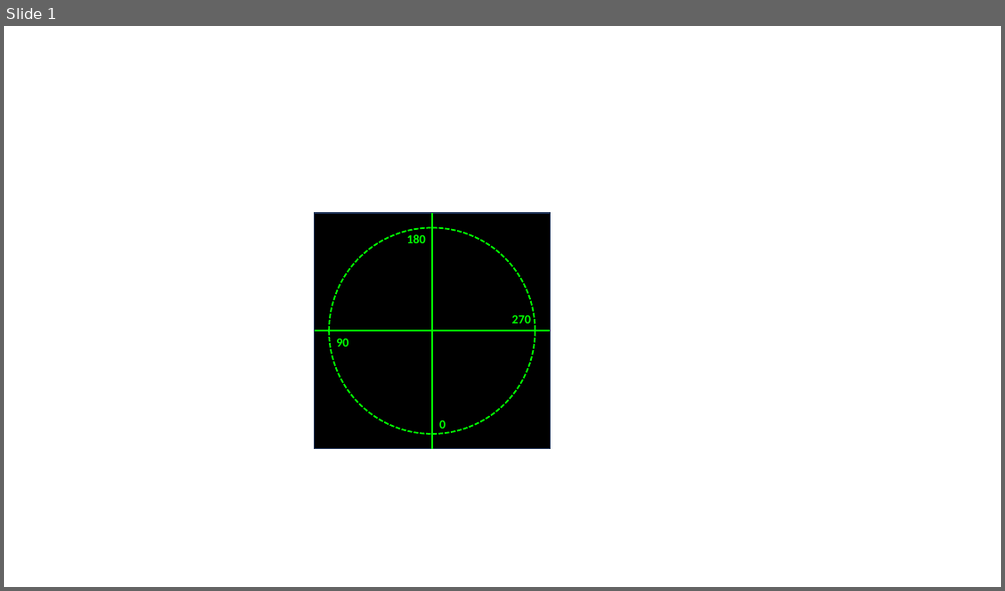
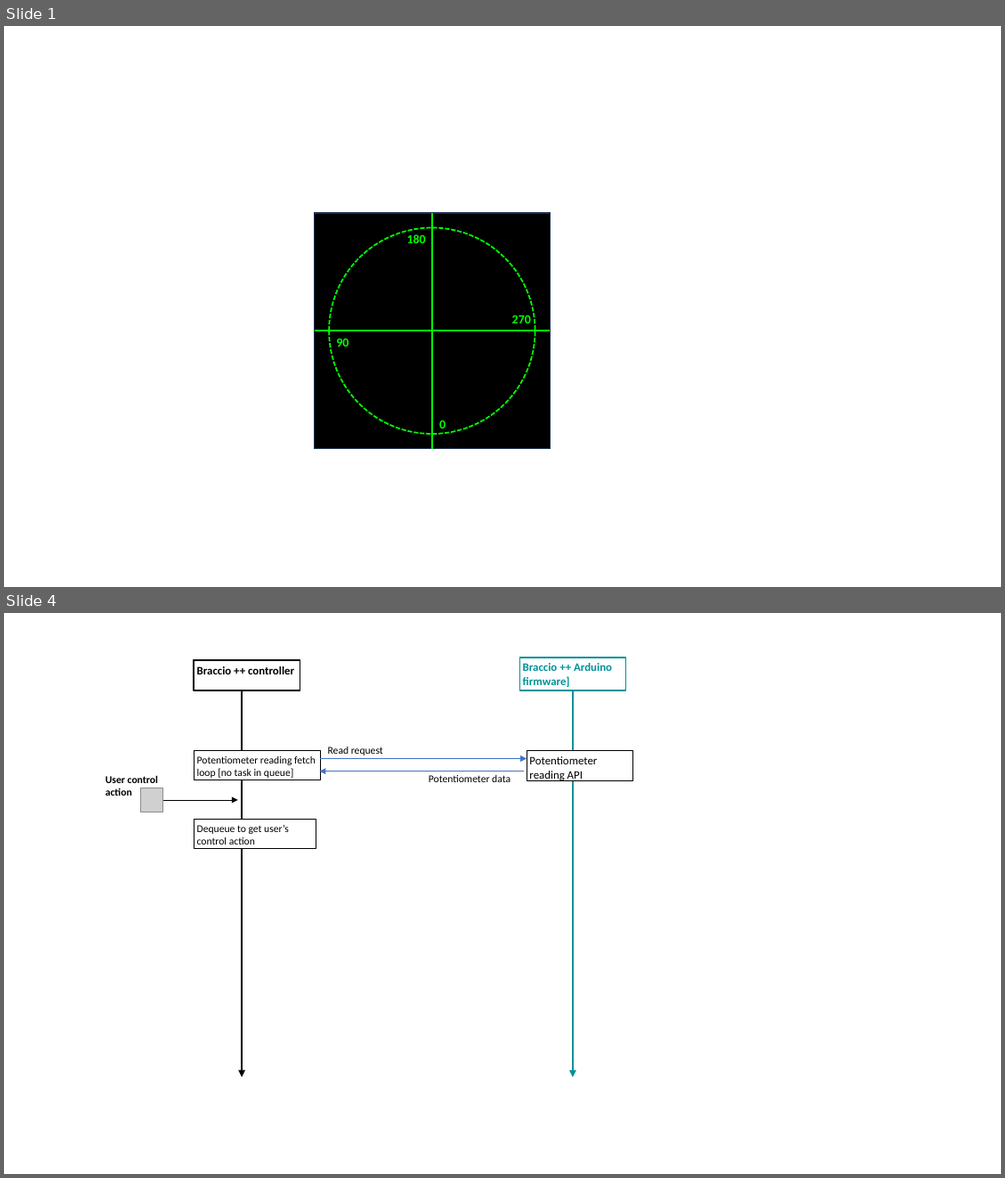
Before and after one commit to LiuYuancheng/Braccio_plus_robot_arm_control, a slide deck: doc/designDoc.pptx. Shown one above the other, each under a label of ours: slide 1 before the commit, slides 1 and 4 after it; the slides between them are not shown. The pictures are 1005x591 and 1005x1178 pixels, drawn with LibreOffice and Linux fonts; fonts in the diff are those of the drawing; grey boxes stand for pictures. Boxes give left, top, right and bottom in pixels: in the first picture for what was removed or moved away, otherwise in the second. Text is boxed around its words. In the diff, an @@ line names an element or a change of style, - is before the commit and + after.

Commit message:
update the design document and the read me file.

```diff
--- a/doc/designDoc.pptx
+++ b/doc/designDoc.pptx
@@ slide 4 added at (4,613,1001,1174), background #FFFFFF @@
@@ rectangle added at (194,661,300,690), fill #FFFFFF, outline #000000 1.5 pt, 11 pt, text #000000, bold @@
+Braccio ++ controller
@@ rectangle added at (520,657,626,690), fill #FFFFFF, outline #009297 1.5 pt, 11 pt, text #009297, bold @@
+Braccio ++ Arduino firmware]
@@ arrow added from (242, 690) to (242, 1077), #000000 2.25 pt @@
@@ arrow added from (573, 690) to (573, 1077), #009297 2.25 pt @@
@@ rectangle added at (194,751,320,780), fill #FFFFFF, outline #000000 0.75 pt, 10 pt, text #000000 @@
+Potentiometer reading fetch loop [no task in queue]
@@ arrow added from (320, 759) to (526, 759), #4472C4 0.5 pt @@
@@ arrow added from (524, 771) to (320, 771), #4472C4 0.5 pt @@
@@ text added at (328,747,383,755), 10 pt, text #000000 @@
+Read request
@@ rectangle added at (526,751,633,780), fill #FFFFFF, outline #000000 0.75 pt, 11 pt, text #000000 @@
+Potentiometer reading API
@@ text added at (105,775,158,795), 10 pt, text #000000, bold @@
+User control action
@@ picture added at (141,788,163,811) @@
@@ text added at (429,775,510,782), 10 pt, text #000000 @@
+Potentiometer data
@@ arrow added from (163, 800) to (238, 800), #000000 0.5 pt @@
@@ rectangle added at (194,819,316,849), fill #FFFFFF, outline #000000 0.75 pt, 10 pt, text #000000 @@
+Dequeue to get user’s control action
```
Also in this commit, not shown: 1 slide changed, 1 other slide added, 3 other files.
